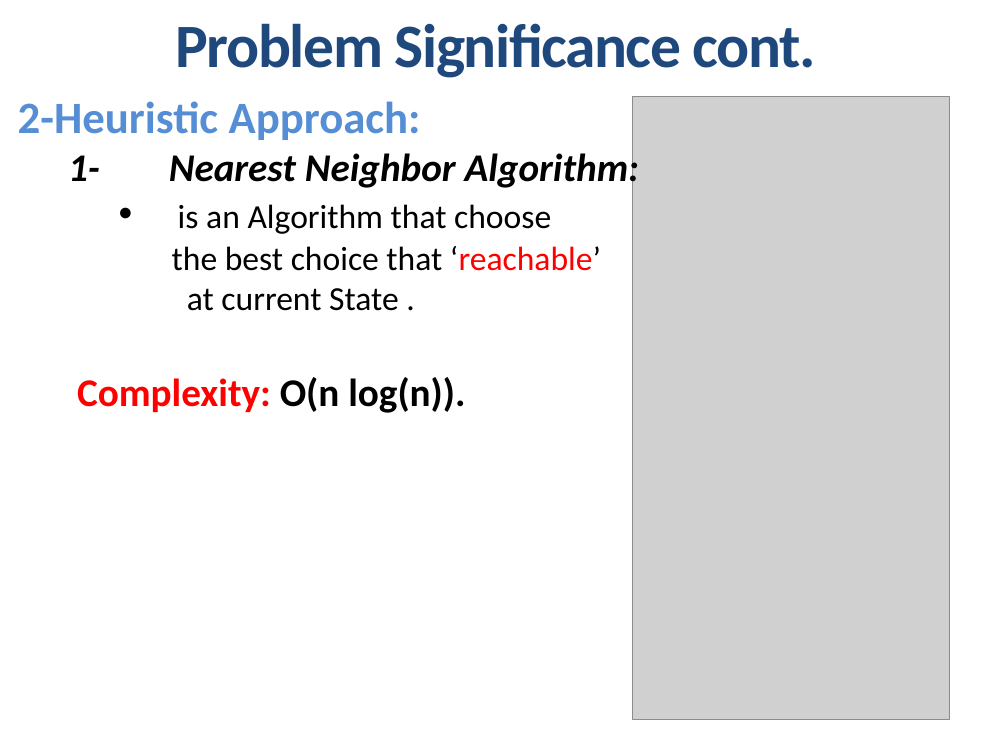
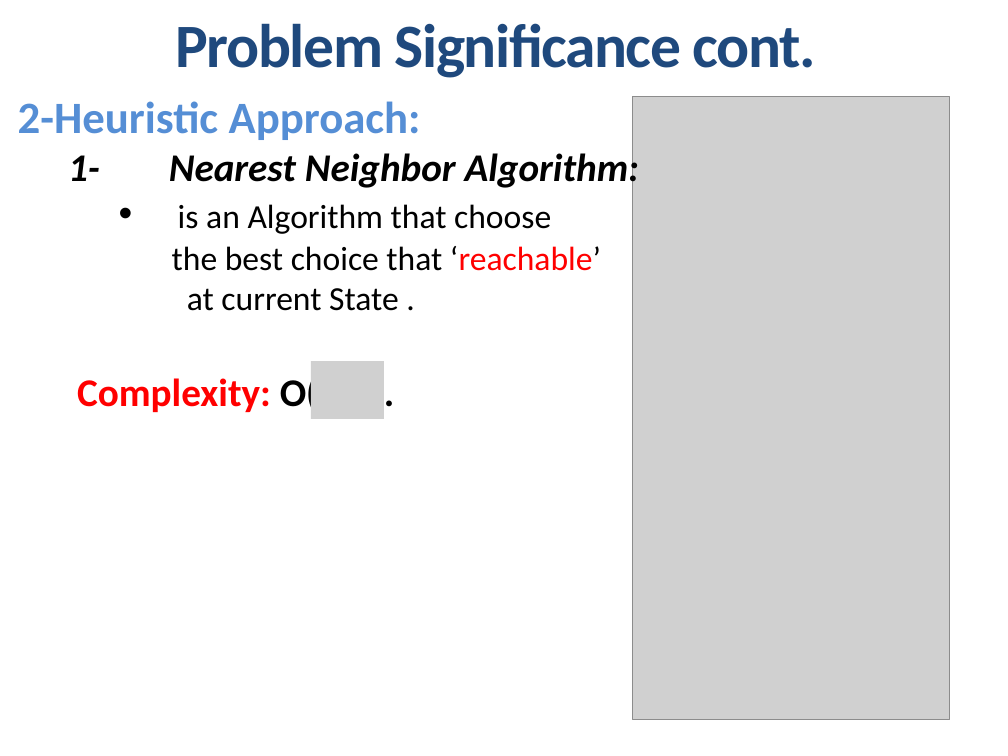
Before and after one commit to mahmoud-mosaad/BuyIt, a slide deck: slide 12 of docs/Intelligent-Transportation-System-v2.3.pptx. Drawn at 1008x756 pixels with LibreOffice and Linux fonts; fonts in the diff are those of the drawing; grey boxes stand for pictures. Boxes give left, top, right and bottom in pixels: in the first picture for what was removed or moved away, otherwise in the second. Text is boxed around its words. In the diff, an @@ line names an element or a change of style, - is before the commit and + after.

```diff
--- a/docs/Intelligent-Transportation-System-v2.3.pptx
+++ b/docs/Intelligent-Transportation-System-v2.3.pptx
@@ text at [77,373,319,416]: text changed @@
-Complexity: O(n log(n)).
+Complexity: O( ).
@@ picture added at [310,361,384,418] @@
```
Also in this commit, not shown: 3 other slides changed, 5 slides added, 1 other file.
